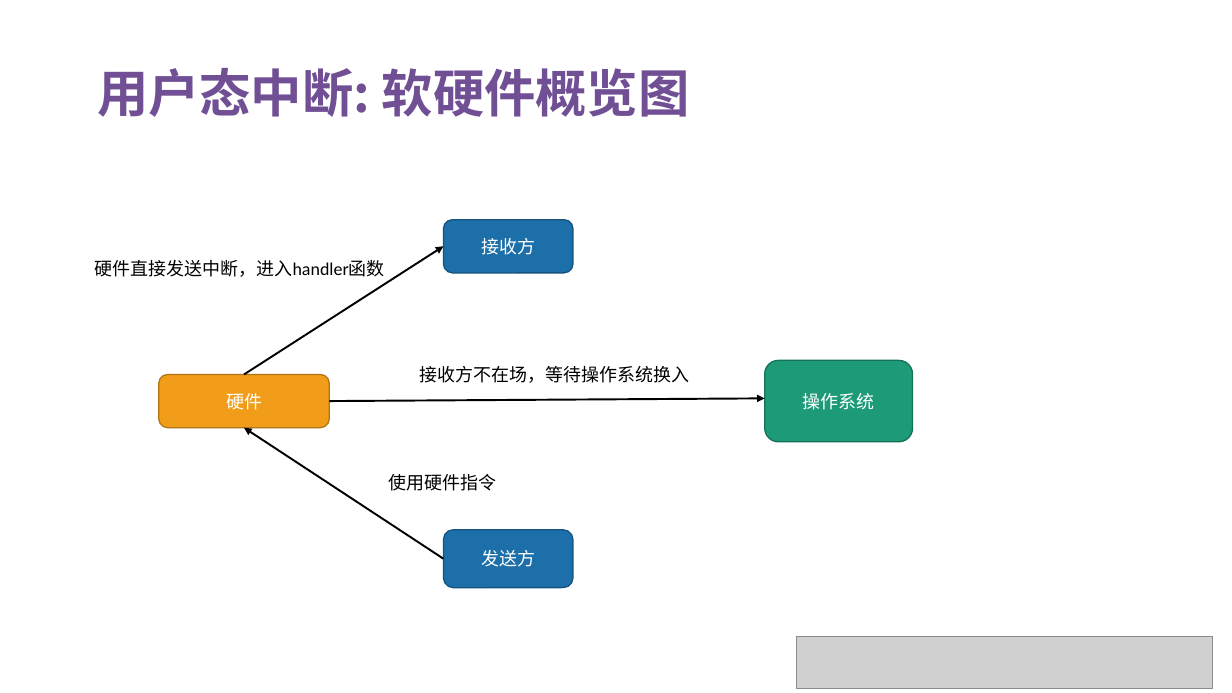
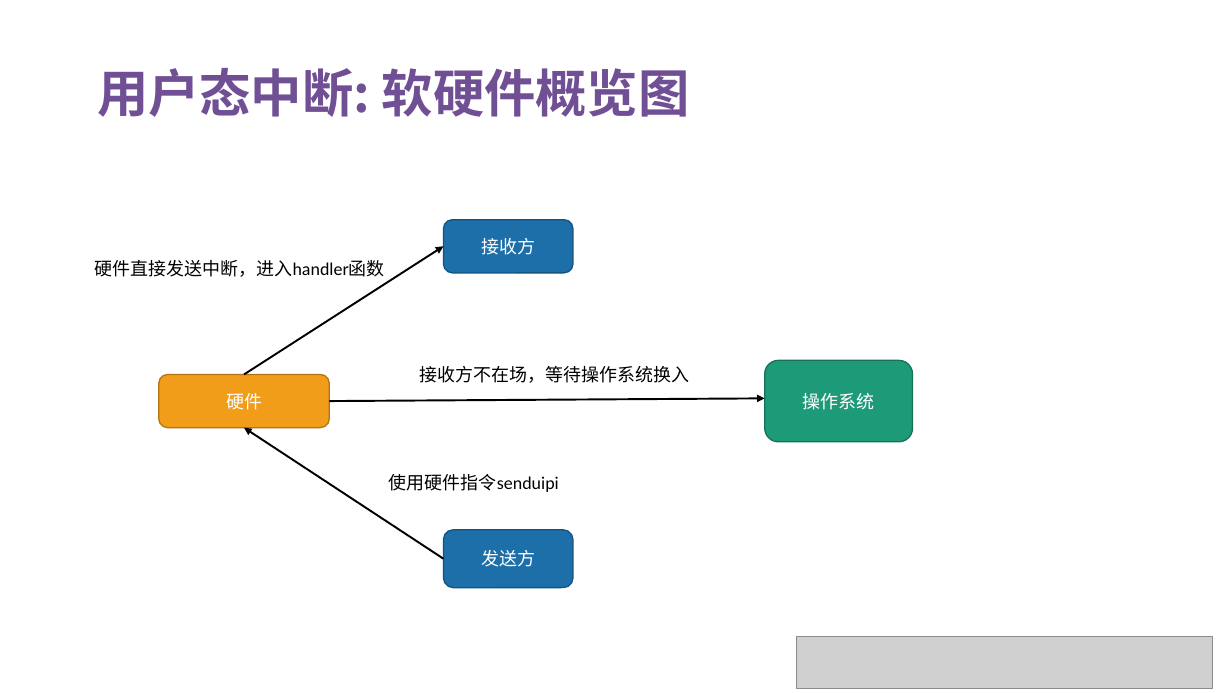
Before and after one commit to OS-F-4/usr-intr, a slide deck: slide 13 of 技术交流报告.pptx. Drawn at 1232x693 pixels with LibreOffice and Linux fonts; fonts in the diff are those of the drawing; grey boxes stand for pictures. Boxes give left, top, right and bottom in pixels: in the first picture for what was removed or moved away, otherwise in the second. Text is boxed around its words. In the diff, an @@ line names an element or a change of style, - is before the commit and + after.

```diff
--- a/技术交流报告.pptx
+++ b/技术交流报告.pptx
@@ text at [389, 474, 559, 492]: text changed @@
-使用硬件指令
+使用硬件指令senduipi
```
Also in this commit, not shown: 1 other slide changed, 9 other files.
